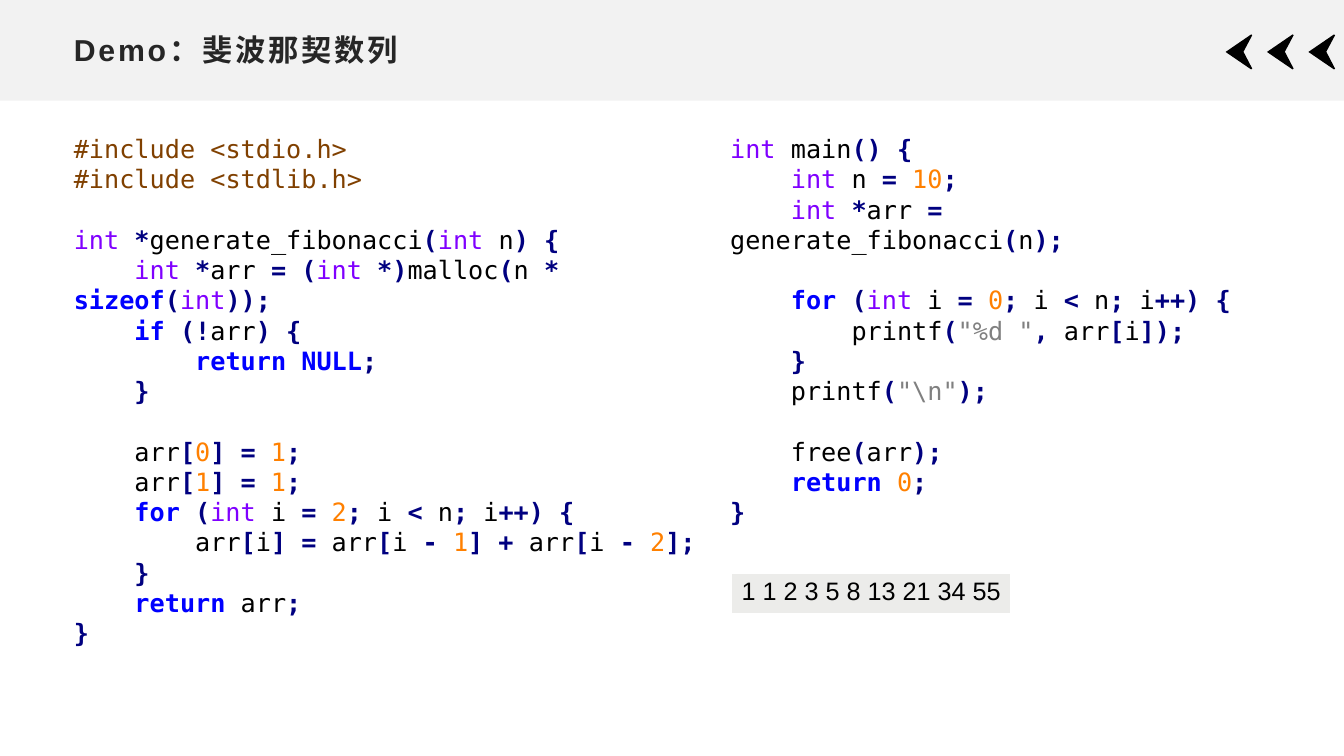
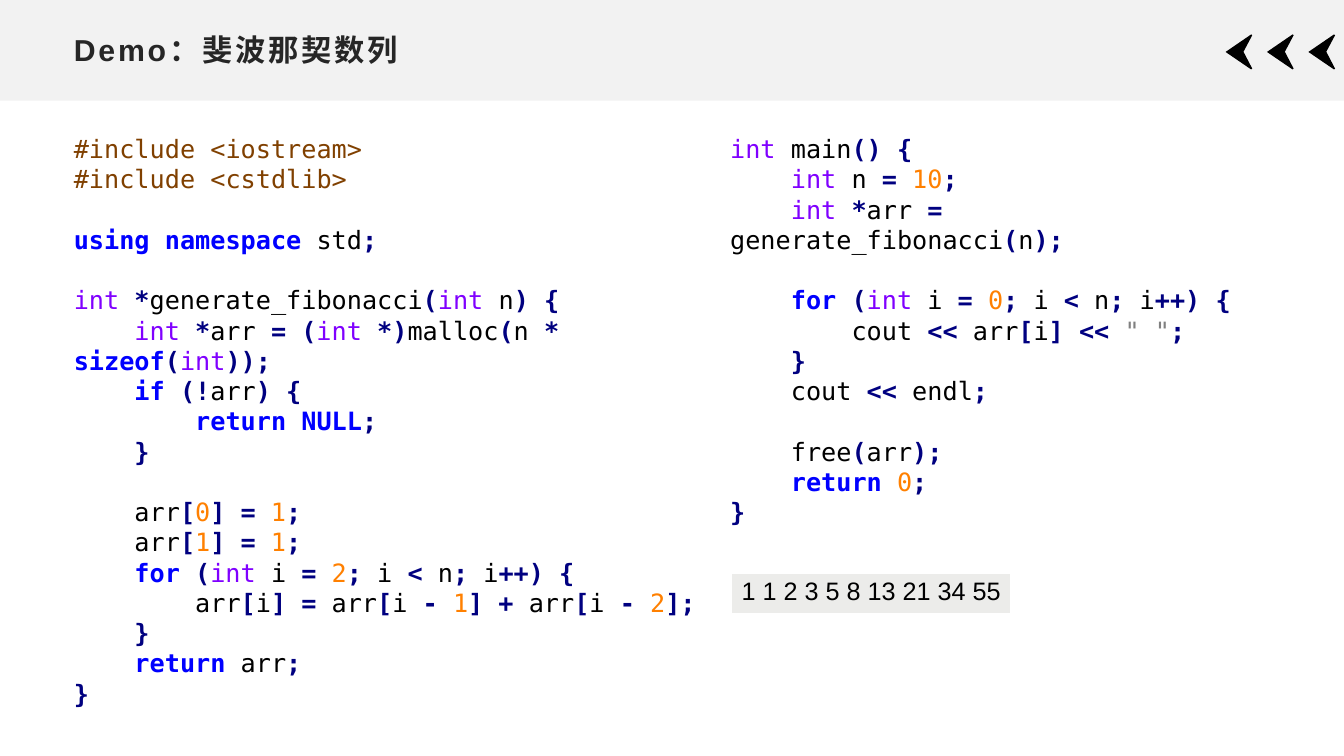
Before and after one commit to xdai02/C_Plus_Plus, a slide deck: slide 35 of slides/Chapter7.pptx (slide 31 before the commit). Drawn at 1344x756 pixels with LibreOffice and Linux fonts; fonts in the diff are those of the drawing. Boxes give left, top, right and bottom in pixels: in the first picture for what was removed or moved away, otherwise in the second. Text is boxed around its words. In the diff, an @@ line names an element or a change of style, - is before the commit and + after.

```diff
--- a/slides/Chapter7.pptx
+++ b/slides/Chapter7.pptx
@@ text at box(74, 138, 378, 255): text changed @@
-#include <stdio.h>
-#include <stdlib.h>
+#include <iostream>
+#include <cstdlib>
+using namespace std;
@@ text at box(852, 321, 1064, 344): text changed @@
-printf("%d ", arr[i]);
+cout << arr[i] << " ";
@@ text at box(791, 380, 988, 404): text changed @@
-printf("\n");
+cout << endl;
```
Also in this commit, not shown: 16 other slides changed, 4 slides added, 2 other files.
